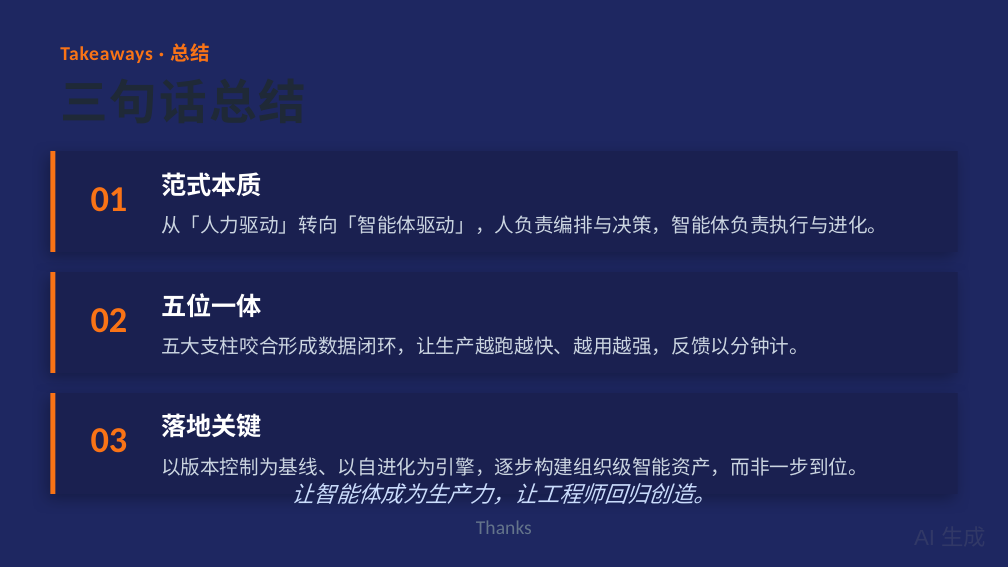
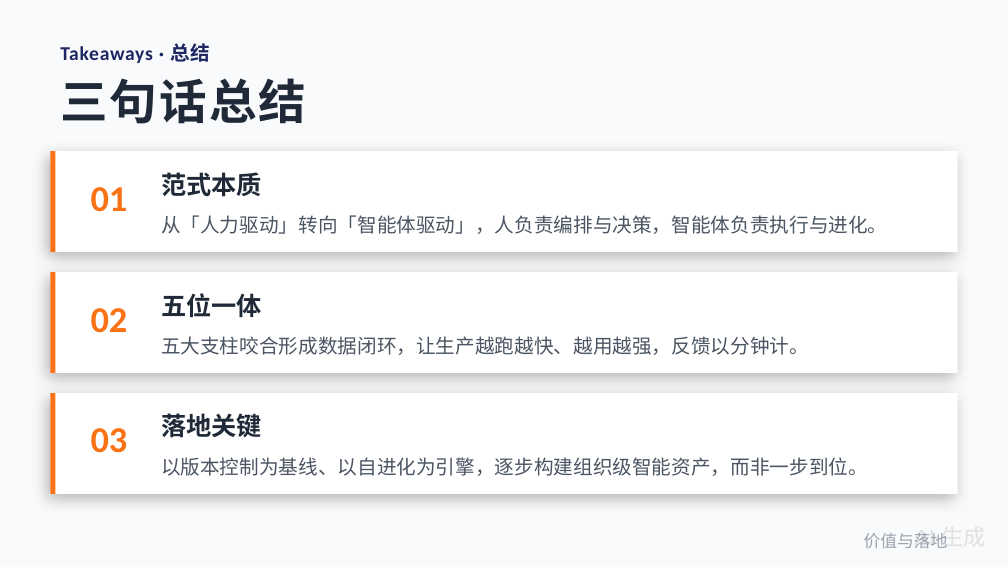
Before and after one commit to Whu-yla/ai-engineering-paradigm, a slide deck: slide 20 of pptx/新型信息化工程生产范式.pptx. Drawn at 1008x567 pixels with LibreOffice and Linux fonts; fonts in the diff are those of the drawing. Boxes give left, top, right and bottom in pixels: in the first picture for what was removed or moved away, otherwise in the second. Text is boxed around its words. In the diff, an @@ line names an element or a change of style, - is before the commit and + after.

```diff
--- a/pptx/新型信息化工程生产范式.pptx
+++ b/pptx/新型信息化工程生产范式.pptx
@@ background #1E2761 to #F8FAFC @@
@@ text "Takeaways · 总结" at (60,43,210,63): text colour #F97316 to #1E2761 @@
@@ text added at (60,78,306,124), 34 pt, text #1F2937, bold @@
+三句话总结
@@ fill #1A2050 to #FFFFFF in 3 elements at (50,151,958,252), (50,272,958,373), (50,393,958,494) @@
@@ text colour #FFFFFF to #1F2937 in 3 elements at (161,172,262,197), (161,293,262,318), (161,413,262,438) @@
@@ text colour #CBD5E1 to #4B5563 in 3 elements at (161,215,887,234), (161,336,809,355), (161,457,868,476) @@
@@ text removed at (476,520,532,534) @@
-Thanks
@@ text at (864,533,948,548): text changed; size 16 to 12 pt; font TeX Gyre Schola to Calibri; text colour #CADCFC to #9CA3AF; italic off @@
-让智能体成为生产力，让工程师回归创造。
+价值与落地
@@ text added at (914,533,986,548), 16 pt, text #808080 at 20% opacity @@
+AI 生成
```
Also in this commit, not shown: 2 other slides changed, 4 slides added, 3 slides removed, 2 other files.
